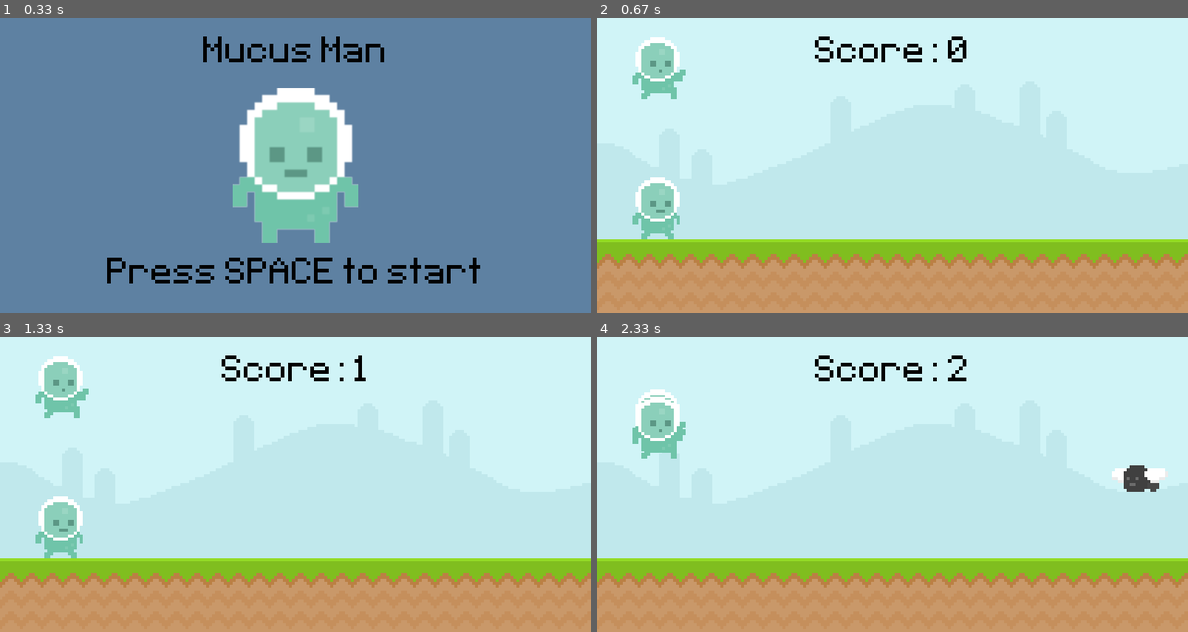
Above: before the commit, frames 1-4 (two rows, left to right).
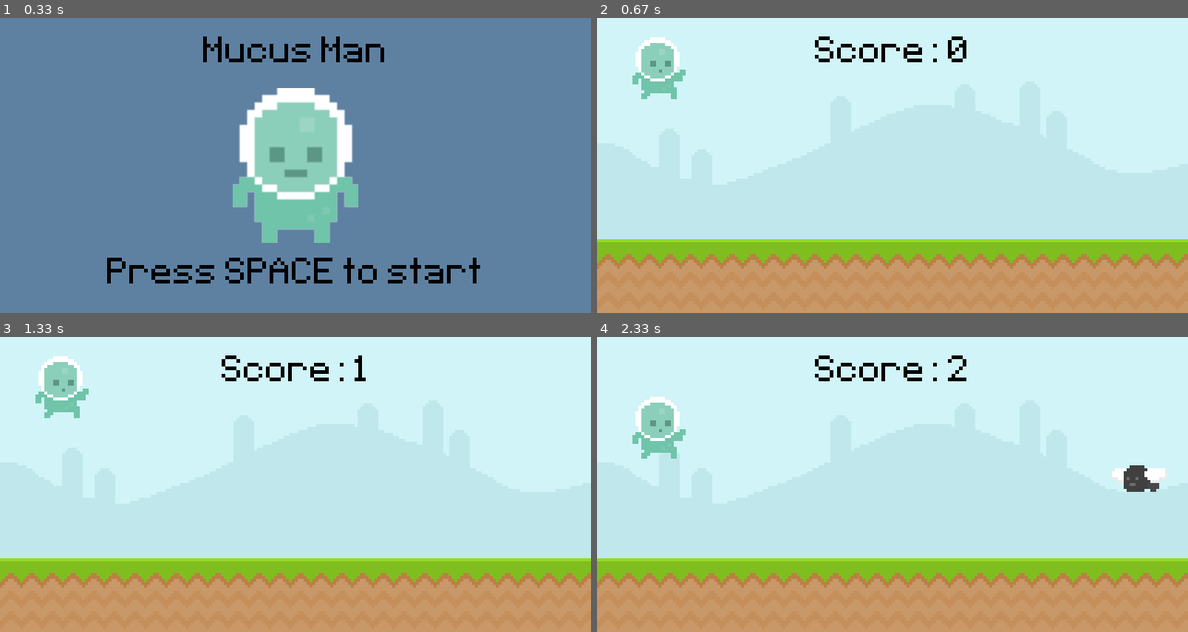
Above: after the commit, the same moments.

Repository: Willmo103/Pygame_intro
Game: pygame game, started from Mucus_man/mucus_man.py
The game is run twice, just before and just after one commit, with the same random seed, the same clock (stepped at 60 frames per second) and the same inputs.
Inputs:
- Up to frame 1 (0.33 s): no input
- Up to frame 2 (0.67 s): tap Space at 0.33 s
- Up to frame 3 (1.33 s): hold Space 0.67-1.13 s
- Up to frame 4 (2.33 s): tap Space at 2.17 s

Frame 1 is identical in both runs. In frame 2, 1.3% of the frame differs, in the area x 6-14%, y 54-75%; in frame 3, 1.3%; in frame 4, 0.3%.

Commit message:
cleaned up new game oop version all works

Diff:
--- a/main.py
+++ b/Mucus_man/mucus_man.py
@@ -43,6 +43,7 @@
                 self.player_index = 0
             self.image = self.player_walk[int(self.player_index)]
 
+
 class Obstacle(pygame.sprite.Sprite):
     def __init__(self, type):
         super().__init__()
@@ -96,27 +97,6 @@
     score_display_rect = score_display.get_rect(center = (400, 50))
     screen.blit(score_display, score_display_rect)
 
-def obstacle_movement(obstacle_list):
-    if obstacle_list:
-        for rect in obstacle_list:
-            rect.x -= 5
-            if rect.bottom == 300:
-                screen.blit(snail_surface, rect)
-            else:
-                screen.blit(fly_surface, rect)
-        obstacle_list = [obstacle for obstacle in obstacle_list if obstacle.x > 0]
-        return obstacle_list
-    else: return []
-
-def player_animation():
-    global player_surface, player_index
-    if player_rect.bottom != ground_rect.top:
-        player_surface = player_jump
-    else:
-        player_index += 0.1
-        if player_index >= len(player_walk):
-            player_index = 0
-        player_surface = player_walk[int(player_index)]
 
 # Initialize pygame
 pygame.init()
@@ -128,6 +108,7 @@
 start_time = 0
 game_active = False
 game_lost = False
+music = False
 
 # Background surfaces:
 
@@ -142,8 +123,6 @@
 intro_surface = test_font.render(" Mucus Man ", False, (0, 0, 0))
 intro_rect = intro_surface.get_rect(center = (400, 50))
 
-
-
 # -- game_over
 game_over_surface = test_font.render(" GAME OVER ", False, (0, 0, 0))
 game_over_rect = game_over_surface.get_rect(center = (400, 50))
@@ -155,58 +134,23 @@
 # -- new game start
 start_surface = test_font.render("Press SPACE to start", False, (0, 0, 0))
 start_rect = start_surface.get_rect(center = (400, 350))
-
-# -- snail
-snail_frame_1 = pygame.image.load("graphics/snail/snail1.png").convert_alpha()
-snail_frame_2 = pygame.image.load("graphics/snail/snail2.png").convert_alpha()
-snail_frames_list = [snail_frame_1, snail_frame_2]
-snail_frame_index = 0
-snail_surface = snail_frames_list[snail_frame_index]
-
-# -- fly
-fly_frame_1 = pygame.image.load("graphics/Fly/Fly1.png").convert_alpha()
-fly_frame_2 = pygame.image.load("graphics/Fly/Fly2.png").convert_alpha()
-fly_frames_list = [fly_frame_1, fly_frame_2]
-fly_frame_index = 0
-fly_surface = fly_frames_list[fly_frame_index]
-
-
-obstacle_rect_list = []
-
-# -- player
-player = pygame.sprite.GroupSingle()
-player.add(Player())
-
-obstacle_group = pygame.sprite.Group()
-
-
-player_walk_1 = pygame.image.load("graphics/Player/player_walk_1.png").convert_alpha()
-player_walk_2 = pygame.image.load("graphics/Player/player_walk_2.png").convert_alpha()
-player_walk = [player_walk_1, player_walk_2]
-player_jump = pygame.image.load("graphics/Player/jump.png")
-player_index = 0
-player_surface = player_walk[player_index]
-player_rect = player_surface.get_rect(midbottom = (80, 300))
-player_gravity = 0
-
 
 # -- intro Screen
 player_stand = pygame.image.load("graphics/Player/player_stand.png").convert_alpha()
 player_stand = pygame.transform.rotozoom(player_stand, 0, 2.5)
 player_stand_rect = player_stand.get_rect(center = (400, 200))
 
+# -- player
+player = pygame.sprite.GroupSingle()
+player.add(Player())
+
+# Obstacles
+obstacle_group = pygame.sprite.Group()
+
 # Obstacle Timer
 obstacle_timer = pygame.USEREVENT + 1
 pygame.time.set_timer(obstacle_timer, 1500)
 
-# Snail Animation timer
-snail_animation_timer = pygame.USEREVENT + 2
-pygame.time.set_timer(snail_animation_timer, 300)
-
-# Fly Animation timer
-fly_animation_timer = pygame.USEREVENT + 3
-pygame.time.set_timer(fly_animation_timer, 100)
-music = False
 
 # enter game loop
 while True:
@@ -219,41 +163,13 @@
             exit()
 
         if game_active:
-            if event.type == pygame.KEYDOWN:
-                if event.key == pygame.K_SPACE:
-                    if player_gravity == 0:
-                        player_gravity -= 20
+            if event.type == obstacle_timer :
+                    obstacle_group.add(Obstacle(choice(["fly", "snail", "snail", "snail"])))
+
         else:
             if event.type == pygame.KEYDOWN and event.key == pygame.K_SPACE:
                 game_active = True
-                obstacle_rect_list = []
                 start_time = int(pygame.time.get_ticks() / 1000)
-                player_gravity = 0
-                player_rect.midbottom = (80, 300)
-
-        if game_active:
-            if event.type == obstacle_timer :
-                    obstacle_group.add(Obstacle(choice(["fly", "snail", "snail", "snail"])))
-                # if randint(0, 2):
-                    # obstacle_rect_list.append(snail_surface.get_rect(bottomright = (randint(900, 1100), 300)))
-                # else:
-                #     obstacle_group.add(Obstacle('snail'))
-                #     obstacle_rect_list.append(fly_surface.get_rect(bottomright = (randint(900, 1100), 210)))
-
-            if event.type == snail_animation_timer:
-                if snail_frame_index == 0:
-                    snail_frame_index = 1
-                else:
-                    snail_frame_index = 0
-                snail_surface = snail_frames_list[snail_frame_index]
-
-            if event.type == fly_animation_timer:
-                if fly_frame_index == 0:
-                    fly_frame_index = 1
-                else:
-                    fly_frame_index = 0
-                fly_surface = fly_frames_list[fly_frame_index]
-
 
 
     if game_active:
@@ -264,21 +180,7 @@
         # update the score
         update_score()
 
-        # player
-        player_gravity += 1
-        player_rect.y += player_gravity
-
-        # Obstacle movement
-        obstacle_rect_list = obstacle_movement(obstacle_rect_list)
-
-        # detect collisions with the ground surface
-        if player_rect.colliderect(ground_rect):
-            player_rect.bottom = ground_rect.top
-            player_gravity = 0
-
         # update player
-        player_animation()
-        screen.blit(player_surface, player_rect)
         player.draw(screen)
         player.update()
 
@@ -286,7 +188,6 @@
         obstacle_group.update()
 
         # detect player and enemy collisions
-
         if collision_sprite():
             game_active = False
             game_lost = True
--- /dev/null
+++ b/Mucus_man/scroller_game_functional.py
@@ -0,0 +1,319 @@
+# import pygame
+# from sys import exit
+# from random import randint, choice
+
+# class Player(pygame.sprite.Sprite):
+#     def __init__(self):
+#         super().__init__()
+#         player_walk_1 = pygame.image.load("graphics/Player/player_walk_1.png").convert_alpha()
+#         player_walk_2 = pygame.image.load("graphics/Player/player_walk_2.png").convert_alpha()
+#         self.player_walk = [player_walk_1, player_walk_2]
+#         self.player_index = 0
+#         self.player_jump = pygame.image.load("graphics/Player/jump.png")
+#         self.image = self.player_walk[self.player_index]
+#         self.rect = self.image.get_rect(midbottom = (80, 300))
+#         self.gravity = 0
+
+#         self.jump_sound = pygame.mixer.Sound('audio/jump.mp3')
+#         self.jump_sound.set_volume(0.4)
+
+#     def player_input(self):
+#         keys = pygame.key.get_pressed()
+#         if keys[pygame.K_SPACE] and self.rect.bottom >= 300:
+#             self.jump_sound.play()
+#             self.gravity = -20
+
+#     def apply_gravity(self):
+#         self.gravity += 1
+#         self.rect.y += self.gravity
+#         if self.rect.bottom >= 300:
+#             self.rect.bottom = 300
+
+#     def update(self):
+#         self.player_input()
+#         self.apply_gravity()
+#         self.animate()
+
+#     def animate(self):
+#         if self.rect.bottom < 300:
+#             self.image = self.player_jump
+#         else:
+#             self.player_index += 0.1
+#             if self.player_index > len(self.player_walk):
+#                 self.player_index = 0
+#             self.image = self.player_walk[int(self.player_index)]
+
+# class Obstacle(pygame.sprite.Sprite):
+#     def __init__(self, type):
+#         super().__init__()
+
+#         if type == 'fly':
+#             fly_1 = pygame.image.load("graphics/Fly/Fly1.png").convert_alpha()
+#             fly_2 = pygame.image.load("graphics/Fly/Fly2.png").convert_alpha()
+#             self.frames = [fly_1, fly_2]
+#             y_pos = 210
+#             self.frame_rate = .2
+
+#         else:
+#             snail_1 = pygame.image.load("graphics/snail/snail1.png").convert_alpha()
+#             snail_2 = pygame.image.load("graphics/snail/snail2.png").convert_alpha()
+#             self.frames = [snail_1, snail_2]
+#             y_pos = 300
+#             self.frame_rate = .1
+
+#         self.animation_index = 0
+#         self.image = self.frames[self.animation_index]
+#         self.rect = self.image.get_rect(midbottom = (randint(900, 1100), y_pos))
+
+#     def animation_state(self):
+#         self.animation_index += self.frame_rate
+#         if self.animation_index >= len(self.frames):
+#             self.animation_index = 0
+#         self.image = self.frames[int(self.animation_index)]
+
+#     def destroy(self):
+#         if self.rect.x <= -100:
+#             self.kill()
+
+#     def update(self):
+#         self.animation_state()
+#         self.rect.x -= 6
+#         self.destroy()
+
+
+# def collision_sprite():
+#     collisions = pygame.sprite.spritecollide(player.sprite, obstacle_group, False)
+#     if collisions:
+#         obstacle_group.empty()
+#         return True
+#     return False
+
+# def update_score():
+#     time = pygame.time.get_ticks() / 1000
+#     global test_font
+#     score_value = int(time) - start_time
+#     score_display = test_font.render("Score: " + str(score_value), False, (0, 0, 0))
+#     score_display_rect = score_display.get_rect(center = (400, 50))
+#     screen.blit(score_display, score_display_rect)
+
+# def obstacle_movement(obstacle_list):
+#     if obstacle_list:
+#         for rect in obstacle_list:
+#             rect.x -= 5
+#             if rect.bottom == 300:
+#                 screen.blit(snail_surface, rect)
+#             else:
+#                 screen.blit(fly_surface, rect)
+#         obstacle_list = [obstacle for obstacle in obstacle_list if obstacle.x > 0]
+#         return obstacle_list
+#     else: return []
+
+# def player_animation():
+#     global player_surface, player_index
+#     if player_rect.bottom != ground_rect.top:
+#         player_surface = player_jump
+#     else:
+#         player_index += 0.1
+#         if player_index >= len(player_walk):
+#             player_index = 0
+#         player_surface = player_walk[int(player_index)]
+
+# # Initialize pygame
+# pygame.init()
+# screen = pygame.display.set_mode((800, 400))
+# music_track = pygame.mixer.Sound("audio/music.wav")
+# pygame.display.set_caption("Mucus Man 3000")
+# clock = pygame.time.Clock()
+# test_font = pygame.font.Font("font/Pixeltype.ttf", 80)
+# start_time = 0
+# game_active = False
+# game_lost = False
+
+# # Background surfaces:
+
+# # -- sky
+# sky_surface = pygame.image.load("graphics/Sky.png").convert()
+
+# # -- ground
+# ground_surface = pygame.image.load("graphics/ground.png").convert()
+# ground_rect = ground_surface.get_rect(topleft = (0, 300))
+
+# # -- intro
+# intro_surface = test_font.render(" Mucus Man ", False, (0, 0, 0))
+# intro_rect = intro_surface.get_rect(center = (400, 50))
+
+
+
+# # -- game_over
+# game_over_surface = test_font.render(" GAME OVER ", False, (0, 0, 0))
+# game_over_rect = game_over_surface.get_rect(center = (400, 50))
+
+# # -- game over continue
+# continue_surface = test_font.render("Press SPACE to Restart", False, (0, 0, 0))
+# continue_rect = continue_surface.get_rect(center = (400, 350))
+
+# # -- new game start
+# start_surface = test_font.render("Press SPACE to start", False, (0, 0, 0))
+# start_rect = start_surface.get_rect(center = (400, 350))
+
+# # -- snail
+# snail_frame_1 = pygame.image.load("graphics/snail/snail1.png").convert_alpha()
+# snail_frame_2 = pygame.image.load("graphics/snail/snail2.png").convert_alpha()
+# snail_frames_list = [snail_frame_1, snail_frame_2]
+# snail_frame_index = 0
+# snail_surface = snail_frames_list[snail_frame_index]
+
+# # -- fly
+# fly_frame_1 = pygame.image.load("graphics/Fly/Fly1.png").convert_alpha()
+# fly_frame_2 = pygame.image.load("graphics/Fly/Fly2.png").convert_alpha()
+# fly_frames_list = [fly_frame_1, fly_frame_2]
+# fly_frame_index = 0
+# fly_surface = fly_frames_list[fly_frame_index]
+
+
+# obstacle_rect_list = []
+
+# # -- player
+# player = pygame.sprite.GroupSingle()
+# player.add(Player())
+
+# obstacle_group = pygame.sprite.Group()
+
+
+# player_walk_1 = pygame.image.load("graphics/Player/player_walk_1.png").convert_alpha()
+# player_walk_2 = pygame.image.load("graphics/Player/player_walk_2.png").convert_alpha()
+# player_walk = [player_walk_1, player_walk_2]
+# player_jump = pygame.image.load("graphics/Player/jump.png")
+# player_index = 0
+# player_surface = player_walk[player_index]
+# player_rect = player_surface.get_rect(midbottom = (80, 300))
+# player_gravity = 0
+
+
+# # -- intro Screen
+# player_stand = pygame.image.load("graphics/Player/player_stand.png").convert_alpha()
+# player_stand = pygame.transform.rotozoom(player_stand, 0, 2.5)
+# player_stand_rect = player_stand.get_rect(center = (400, 200))
+
+# # Obstacle Timer
+# obstacle_timer = pygame.USEREVENT + 1
+# pygame.time.set_timer(obstacle_timer, 1500)
+
+# # Snail Animation timer
+# snail_animation_timer = pygame.USEREVENT + 2
+# pygame.time.set_timer(snail_animation_timer, 300)
+
+# # Fly Animation timer
+# fly_animation_timer = pygame.USEREVENT + 3
+# pygame.time.set_timer(fly_animation_timer, 100)
+# music = False
+
+# # enter game loop
+# while True:
+#     if not music and game_active:
+#         music_track.play(loops = -1)
+#         music = True
+#     for event in pygame.event.get():
+#         if event.type == pygame.QUIT:
+#             pygame.quit()
+#             exit()
+
+#         if game_active:
+#             if event.type == pygame.KEYDOWN:
+#                 if event.key == pygame.K_SPACE:
+#                     if player_gravity == 0:
+#                         player_gravity -= 20
+#         else:
+#             if event.type == pygame.KEYDOWN and event.key == pygame.K_SPACE:
+#                 game_active = True
+#                 obstacle_rect_list = []
+#                 start_time = int(pygame.time.get_ticks() / 1000)
+#                 player_gravity = 0
+#                 player_rect.midbottom = (80, 300)
+
+#         if game_active:
+#             if event.type == obstacle_timer :
+#                     obstacle_group.add(Obstacle(choice(["fly", "snail", "snail", "snail"])))
+#                 # if randint(0, 2):
+#                     # obstacle_rect_list.append(snail_surface.get_rect(bottomright = (randint(900, 1100), 300)))
+#                 # else:
+#                 #     obstacle_group.add(Obstacle('snail'))
+#                 #     obstacle_rect_list.append(fly_surface.get_rect(bottomright = (randint(900, 1100), 210)))
+
+#             if event.type == snail_animation_timer:
+#                 if snail_frame_index == 0:
+#                     snail_frame_index = 1
+#                 else:
+#                     snail_frame_index = 0
+#                 snail_surface = snail_frames_list[snail_frame_index]
+
+#             if event.type == fly_animation_timer:
+#                 if fly_frame_index == 0:
+#                     fly_frame_index = 1
+#                 else:
+#                     fly_frame_index = 0
+#                 fly_surface = fly_frames_list[fly_frame_index]
+
+
+
+#     if game_active:
+#         # place BG Images
+#         screen.blit(sky_surface, (0, 0))
+#         screen.blit(ground_surface, ground_rect)
+
+#         # update the score
+#         update_score()
+
+#         # player
+#         player_gravity += 1
+#         player_rect.y += player_gravity
+
+#         # Obstacle movement
+#         obstacle_rect_list = obstacle_movement(obstacle_rect_list)
+
+#         # detect collisions with the ground surface
+#         if player_rect.colliderect(ground_rect):
+#             player_rect.bottom = ground_rect.top
+#             player_gravity = 0
+
+#         # update player
+#         player_animation()
+#         screen.blit(player_surface, player_rect)
+#         player.draw(screen)
+#         player.update()
+
+#         obstacle_group.draw(screen)
+#         obstacle_group.update()
+
+#         # detect player and enemy collisions
+
+#         if collision_sprite():
+#             game_active = False
+#             game_lost = True
+
+#     # display the intro/gameover screen
+#     if not game_active:
+#         screen.fill((94, 129, 162))
+#         screen.blit(player_stand, player_stand_rect)
+#         music_track.stop()
+#         music = False
+
+#         if game_lost:
+#             screen.blit(game_over_surface, game_over_rect)
+#             screen.blit(continue_surface, continue_rect)
+#         else:
+#             screen.blit(intro_surface, intro_rect)
+#             screen.blit(start_surface, start_rect)
+
+#     pygame.display.update()
+
+#     # setting framerate floor to 60 cycle/sec
+#     clock.tick(60)
+
+
+# # display surfaces is the background images
+# # regular surfaces are separate stack-able surfaces
+# # use the convert method on images to help pygame handle them better and your game run faster.
+# # use rectangles to calculate collisions
+# # usr timer to randomize spawning enemies
+# # sprite class makes everything easier
Renamed: font/Pixeltype.ttf -> Mucus_man/font/Pixeltype.ttf
Renamed: graphics/Fly/Fly1.png -> Mucus_man/graphics/Fly/Fly1.png
Renamed: graphics/Fly/Fly2.png -> Mucus_man/graphics/Fly/Fly2.png
Renamed: graphics/Player/jump.png -> Mucus_man/graphics/Player/jump.png
Renamed: graphics/Player/player_stand.png -> Mucus_man/graphics/Player/player_stand.png
Renamed: graphics/Player/player_walk_1.png -> Mucus_man/graphics/Player/player_walk_1.png
Renamed: graphics/Player/player_walk_2.png -> Mucus_man/graphics/Player/player_walk_2.png
Renamed: graphics/Sky.png -> Mucus_man/graphics/Sky.png
Renamed: graphics/ground.png -> Mucus_man/graphics/ground.png
Renamed: graphics/snail/snail1.png -> Mucus_man/graphics/snail/snail1.png
Renamed: graphics/snail/snail2.png -> Mucus_man/graphics/snail/snail2.png
Not shown, added: Mucus_man/audio/jump.mp3
(and 1 more such lines)
